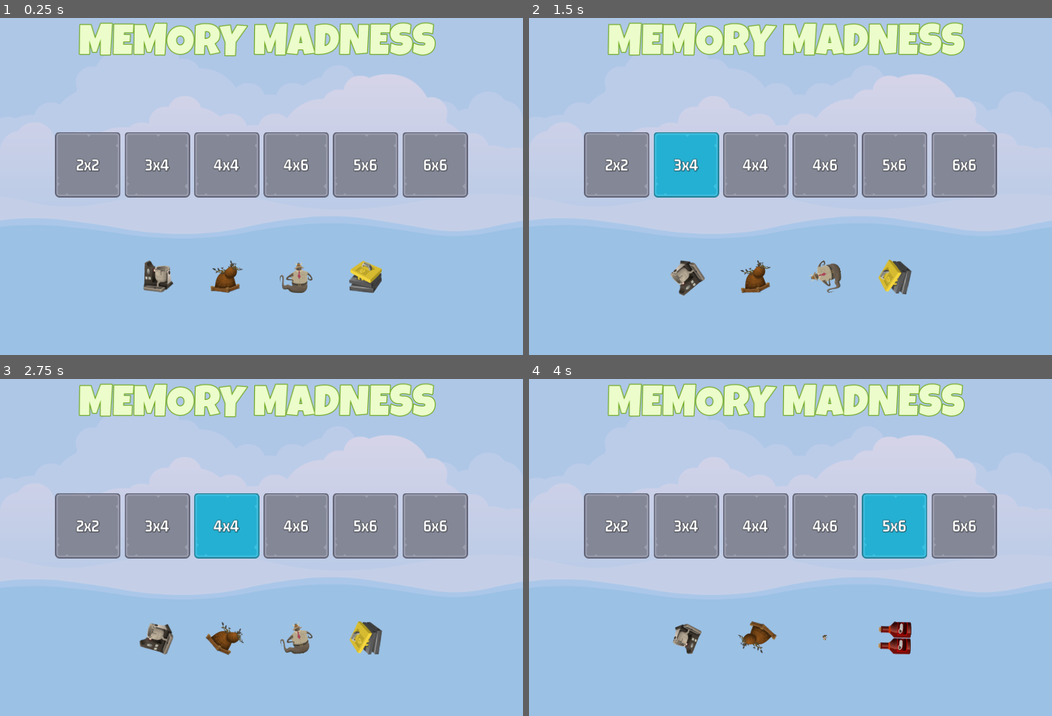
Above: before the commit, frames 1-4 (two rows, left to right).
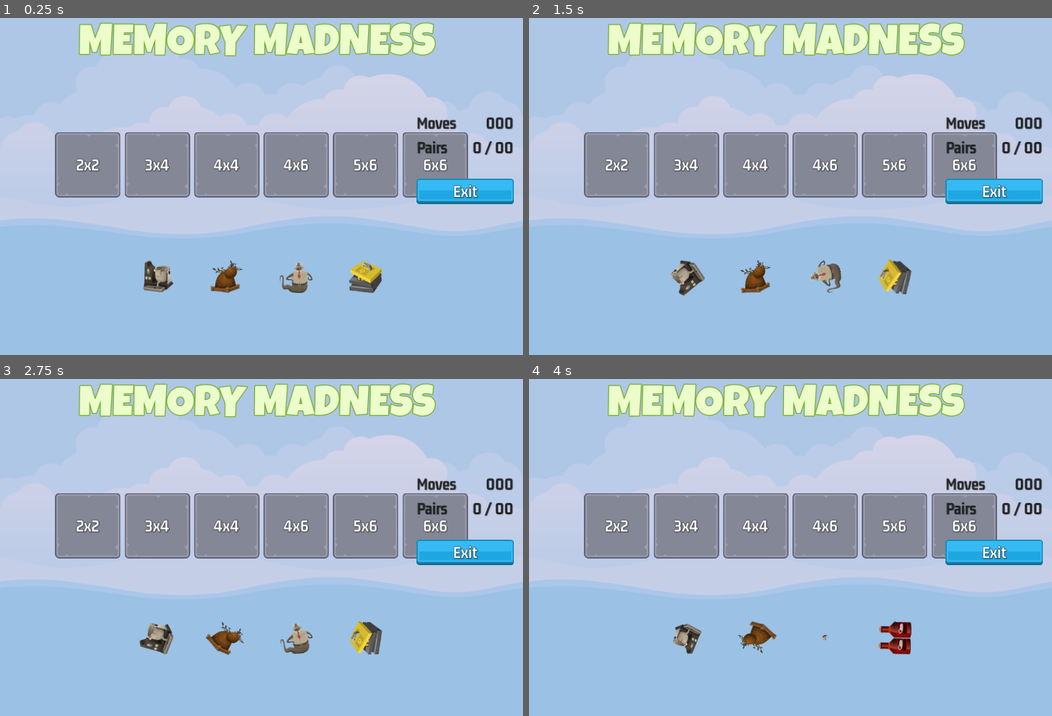
Above: after the commit, the same moments.

Repository: ketanp1204/MemoryMadness
Game: Godot game, scene res://scenes/master_scene/master_scene.tscn
Two runs of this game, one before a commit and one after it. Both use one fixed random seed, a clock stepped at 60 frames per second and the inputs below.
Inputs:
- Up to frame 1 (0.25 s): no input
- Up to frame 2 (1.5 s): click "2x2" at 0.5 s; click "3x4" at 1.25 s
- Up to frame 3 (2.75 s): click "4x4" at 2 s
- Up to frame 4 (4 s): click "4x6" at 2.75 s; click "5x6" at 3.5 s

The runs differ from the first frame. In frame 1, 2.0% of the frame differs, in the area x 79-99%, y 29-56%; in frame 2, 4.4%, in the area x 23-99%, y 29-56%; in frame 3, 4.4%; in frame 4, 4.4%.

Commit message:
Added game screen

Diff:
--- /dev/null
+++ b/assets/label_settings/gm_32_dark_gr.tres
@@ -0,0 +1,11 @@
+[gd_resource type="LabelSettings" load_steps=2 format=3 uid="uid://bbq1483yyduse"]
+
+[ext_resource type="FontFile" uid="uid://n31nawjvxm8i" path="res://assets/fonts/gemunu-libre-v8-latin-700.ttf" id="1_exccx"]
+
+[resource]
+font = ExtResource("1_exccx")
+font_size = 32
+font_color = Color(0.129558, 0.129558, 0.129558, 1)
+outline_size = 1
+outline_color = Color(0, 0, 0, 0.670588)
+shadow_color = Color(0, 0, 0, 0.203922)
--- /dev/null
+++ b/scenes/game_screen/game_screen.tscn
@@ -0,0 +1,100 @@
+[gd_scene load_steps=6 format=3 uid="uid://b5i6elbh01p21"]
+
+[ext_resource type="LabelSettings" uid="uid://bbq1483yyduse" path="res://assets/label_settings/gm_32_dark_gr.tres" id="1_3a3ny"]
+[ext_resource type="Texture2D" uid="uid://cqop6hm3rokbv" path="res://assets/ui/blue_button00.png" id="2_48mat"]
+[ext_resource type="Texture2D" uid="uid://bm4owdqvy32fu" path="res://assets/ui/yellow_button00.png" id="3_j8xp8"]
+[ext_resource type="Texture2D" uid="uid://pa25rv67r24d" path="res://assets/ui/green_button00.png" id="4_benfi"]
+[ext_resource type="LabelSettings" uid="uid://dkyfihcw3klxs" path="res://assets/label_settings/gm_32_wh.tres" id="5_a3mp6"]
+
+[node name="GameScreen" type="Control"]
+layout_mode = 3
+anchors_preset = 15
+anchor_right = 1.0
+anchor_bottom = 1.0
+grow_horizontal = 2
+grow_vertical = 2
+
+[node name="HB" type="HBoxContainer" parent="."]
+layout_mode = 1
+anchors_preset = 15
+anchor_right = 1.0
+anchor_bottom = 1.0
+grow_horizontal = 2
+grow_vertical = 2
+
+[node name="MC1" type="MarginContainer" parent="HB"]
+layout_mode = 2
+size_flags_horizontal = 3
+
+[node name="TileContainer" type="GridContainer" parent="HB/MC1"]
+layout_mode = 2
+size_flags_horizontal = 4
+size_flags_vertical = 4
+
+[node name="MC2" type="MarginContainer" parent="HB"]
+custom_minimum_size = Vector2(200, 0)
+layout_mode = 2
+theme_override_constants/margin_right = 18
+
+[node name="VB" type="VBoxContainer" parent="HB/MC2"]
+layout_mode = 2
+size_flags_vertical = 4
+theme_override_constants/separation = 12
+
+[node name="HB" type="HBoxContainer" parent="HB/MC2/VB"]
+layout_mode = 2
+
+[node name="Label" type="Label" parent="HB/MC2/VB/HB"]
+layout_mode = 2
+size_flags_horizontal = 3
+text = "Moves"
+label_settings = ExtResource("1_3a3ny")
+vertical_alignment = 1
+
+[node name="MovesLabel" type="Label" parent="HB/MC2/VB/HB"]
+layout_mode = 2
+text = "000
+"
+label_settings = ExtResource("1_3a3ny")
+horizontal_alignment = 2
+vertical_alignment = 1
+
+[node name="HB2" type="HBoxContainer" parent="HB/MC2/VB"]
+layout_mode = 2
+
+[node name="Label" type="Label" parent="HB/MC2/VB/HB2"]
+layout_mode = 2
+size_flags_horizontal = 3
+text = "Pairs"
+label_settings = ExtResource("1_3a3ny")
+vertical_alignment = 1
+
+[node name="PairsLabel" type="Label" parent="HB/MC2/VB/HB2"]
+layout_mode = 2
+text = "0 / 00"
+label_settings = ExtResource("1_3a3ny")
+horizontal_alignment = 2
+vertical_alignment = 1
+
+[node name="Spacer" type="Control" parent="HB/MC2/VB"]
+custom_minimum_size = Vector2(0, 20)
+layout_mode = 2
+
+[node name="ExitButton" type="TextureButton" parent="HB/MC2/VB"]
+layout_mode = 2
+size_flags_horizontal = 4
+texture_normal = ExtResource("2_48mat")
+texture_pressed = ExtResource("3_j8xp8")
+texture_hover = ExtResource("4_benfi")
+
+[node name="Label" type="Label" parent="HB/MC2/VB/ExitButton"]
+layout_mode = 1
+anchors_preset = 15
+anchor_right = 1.0
+anchor_bottom = 1.0
+grow_horizontal = 2
+grow_vertical = 2
+text = "Exit"
+label_settings = ExtResource("5_a3mp6")
+horizontal_alignment = 1
+vertical_alignment = 1
--- a/scenes/master_scene/master_scene.tscn
+++ b/scenes/master_scene/master_scene.tscn
@@ -1,7 +1,8 @@
-[gd_scene load_steps=3 format=3 uid="uid://bd8dg8tn8k3tm"]
+[gd_scene load_steps=4 format=3 uid="uid://bd8dg8tn8k3tm"]
 
 [ext_resource type="Texture2D" uid="uid://blxcv76x4p6ev" path="res://assets/images/backgroundEmpty.png" id="1_qqmqd"]
 [ext_resource type="PackedScene" uid="uid://cv8o8ckgxjh71" path="res://scenes/main_screen/main_screen.tscn" id="2_utet1"]
+[ext_resource type="PackedScene" uid="uid://b5i6elbh01p21" path="res://scenes/game_screen/game_screen.tscn" id="3_fuvks"]
 
 [node name="MasterScene" type="CanvasLayer"]
 
@@ -14,3 +15,5 @@
 texture = ExtResource("1_qqmqd")
 
 [node name="MainScreen" parent="." instance=ExtResource("2_utet1")]
+
+[node name="GameScreen" parent="." instance=ExtResource("3_fuvks")]
